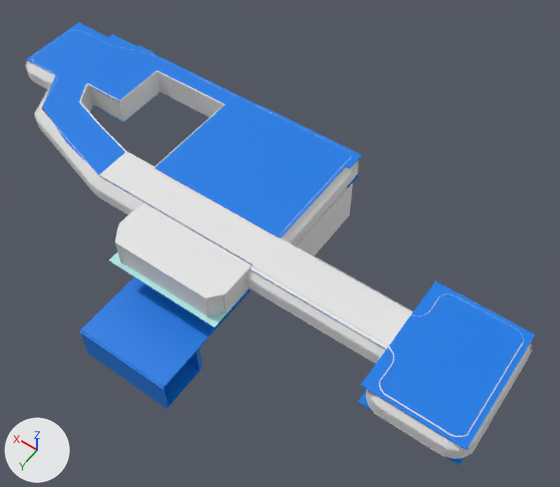
Two versions of the FBX model Assets/Scenes/Chapter1-1/Models/Chapter1-1Mesh.fbx, one commit apart.
Both versions are drawn from a 50 mm camera at (-47.6, 44.0, 100.0) aimed at (-6.1, -14.1, 8.7). Arrows for +X, +Y and +Z are at lower left; the lights stay in place. Where no turn or scale is listed for an object, it has been applied to the vertices. Vertices at the same position are counted once.
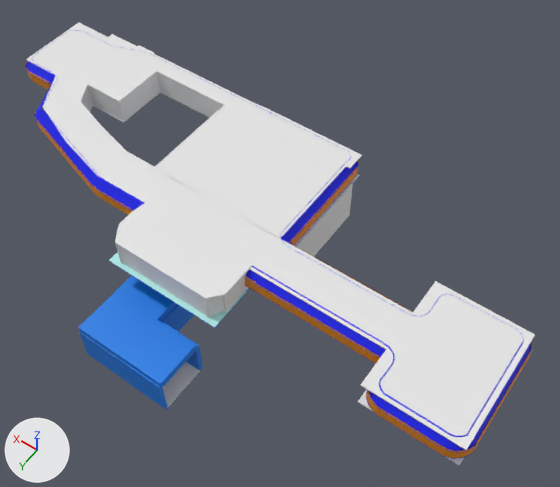
What differs and where, as boxes (x1, y1, x2, y2) in the pictures (560 x 487 px):
'Cube.009', reshaped (not visible afterwards): before (80, 277, 251, 409)
'Cube.007', reshaped: before (187, 348, 203, 371); after (78, 275, 203, 409)
'Plane.004', recoloured (white to blue): (245, 266, 530, 453) in both
'Plane.008', recoloured (white to blue): (26, 30, 532, 444) in both
'Plane.005', reshaped: before (245, 276, 476, 458); after (245, 276, 532, 458)
'Plane.006', reshaped: before (26, 61, 532, 451); after (26, 61, 532, 350)
part 1 of me_plane_009, cut back: before (290, 225, 414, 312); after (290, 208, 414, 312)
part 2 of me_plane_009, deleted: before (473, 352, 531, 451)
part 3 of me_plane_009, built on: before (36, 83, 52, 111)
part 4 of me_plane_009, recoloured: (26, 61, 532, 350) in both
part 5 of me_plane_006, built on: after (472, 350, 532, 452)
part 6 of me_plane_006, recoloured: (245, 276, 476, 458) in both
part 7 of me_plane_001, built on: before (164, 363, 200, 407); after (163, 362, 200, 407)
part 8 of me_plane_001, recoloured (blue to white): (93, 92, 464, 465) in both
part 10 of me_cube_007, added (blue): after (78, 275, 199, 409)
part 11 of me_plane_004, recoloured (blue to white): (26, 23, 535, 450) in both

Patch to the scene script:
```diff
--- a/Assets/Scenes/Chapter1-1/Models/Chapter1-1Mesh.fbx.py
+++ b/Assets/Scenes/Chapter1-1/Models/Chapter1-1Mesh.fbx.py
@@ mat_wallcenter @@
+mat_wallcenter = principled_material('WallCenter')
+mat_wallcenter.base_color = (0.8, 0.264, 0.0)  # orange #e78c00
@@ me_plane_009 @@
-me_plane_009.from_pydata(...)  # 610 vertices, 383 faces; spans x -34.8..58.0, y -20.0..11.4, z -1.0..1.1
+me_plane_009.from_pydata(...)  # 573 vertices, 321 faces; spans x -34.8..58.0, y -20.0..11.4, z -1.0..1.1
+# me_plane_009 part 1: 5 vertices moved within x -19.8..-9.0, y 0.0, z 1.0..1.1; 39 vertices removed from x -20.6..0.0, y -0.8..0.0, z -1.0..1.1; 12 vertices added at x -0.5, y -7.8..-0.2, z -0.9..1.0
+# me_plane_009 part 2: 14 vertices removed from x -34.8, y 5.4..11.4, z -0.9..1.1
+# me_plane_009 part 3: 2 vertices removed from x 49.6, y -2.9, z 1.0; 6 vertices added at x 50.4..55.2, y -4.7..-4.5, z -1.0..1.0
+# me_plane_009 part 4: 275 faces spanning x -34.8..58.0, y -20.0..8.1, z -1.0..1.1 switch from no material to mat_wallcenter (orange #e78c00)
@@ me_plane_004 @@
 me_plane_004.from_pydata(...)  # 166 vertices, 158 faces; spans x -44.5..46.7, y -22.9..9.6, z -0.2..0.0
-me_plane_004.materials.append(mat_ground1_004)  # white #e7e7e7
+# me_plane_004 part 11: all 150 faces that had it switch from mat_texturetransitionmaterial_005 (blue #007be7) to no material
@@ me_plane_005 @@
 me_plane_005.from_pydata(...)  # 100 vertices, 98 faces; spans x -34.8..1.0, y -10.7..6.6, z -0.7..0.7
+me_plane_005.materials.append(mat_wallupperlower)  # blue #0011e7
@@ me_plane_011 @@
 me_plane_011.from_pydata(...)  # 284 vertices, 282 faces; spans x -34.8..58.0, y -20.7..10.7, z -0.7..0.7
+me_plane_011.materials.append(mat_wallupperlower)  # blue #0011e7
@@ me_cube_007 @@
-me_cube_007.from_pydata(...)  # 29 vertices, 25 faces; spans x -6.9..0.1, y 0.9..27.5, z -3.8..8.3
+me_cube_007.from_pydata(...)  # 113 vertices, 109 faces; spans x -9.3..8.3, y -6.7..34.8, z -3.9..8.3
+# me_cube_007 part 10: 84 vertices added at x -9.3..8.3, y -6.7..34.8, z -3.9..8.2
 me_cube_007.materials.append(mat_texturetransitionmaterial)
+me_cube_007.materials.append(mat_glass)  # pink #db00e7
@@ me_plane_006 @@
-me_plane_006.from_pydata(...)  # 114 vertices, 104 faces; spans x -34.8..1.0, y -11.4..5.9, z -1.1..1.1
+me_plane_006.from_pydata(...)  # 130 vertices, 116 faces; spans x -34.9..1.0, y -11.8..5.9, z -1.1..1.1
+# me_plane_006 part 5
+# 5 faces are deleted
+# 10 vertices are added at x -34.9..-34.2, y -11.8..4.7, z -1.1..0.9
+# 6 new vertices lie (0.0, 0.0, 2.1) away from vertices in x -34.9..-34.7, y -11.8..3.2, z -1.1
+# 17 new faces join them
+# me_plane_006 part 6: 99 faces spanning x -34.8..1.0, y -5.4..5.9, z -1.1..1.1 switch from no material to mat_wallcenter (orange #e78c00)
@@ me_plane_001 @@
-me_plane_001.from_pydata(...)  # 210 vertices, 202 faces; spans x -44.5..46.7, y -22.9..20.1, z -12.2..0.0
-me_plane_001.materials.append(mat_ground1)  # white #e7e7e7
+me_plane_001.from_pydata(...)  # 243 vertices, 219 faces; spans x -44.5..46.7, y -22.9..20.3, z -12.2..0.0
+# me_plane_001 part 7: 10 vertices moved from x -7.0..8.0, y 13.1..20.1, z -12.2..-12.0 to x -7.0..8.0, y 13.0..20.3, z -12.2..-12.0; 33 vertices added at x -30.5..40.1, y -9.2..3.1, z -0.2..0.0
+# me_plane_001 part 8: 176 faces spanning x -44.5..46.7, y -22.9..20.3, z -12.2..0.0 switch from mat_texturetransitionmaterial (blue #007be7) to no material
@@ me_cube_008 @@
-me_cube_008.from_pydata(...)  # 114 vertices, 98 faces; spans x -17.4..0.1, y -6.5..34.7, z -3.8..8.3
+me_cube_008.from_pydata(...)  # 33 vertices, 17 faces; spans x -17.4..0.1, y -6.4..34.6, z -3.8..0.9
+# me_cube_008 part 9
+# 111 vertices are removed from x -17.4..0.1, y -6.5..34.7, z -3.8..8.3
+# 98 faces are deleted
+# 1 vertex moves within x 0.1, y 34.5, z -3.8
+# 30 vertices are added at x -17.4..0.1, y -6.4..34.6, z -3.8..0.9
+# 17 new faces join them
 me_cube_008.materials.append(mat_texturetransitionmaterial_001)
-me_cube_008.materials.append(mat_glass)  # pink #db00e7
```
